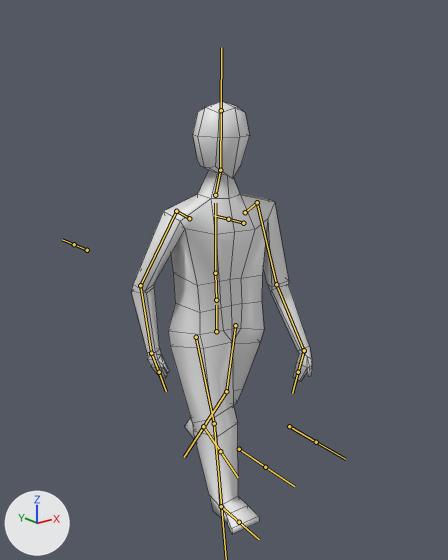
The FBX model Assets/humanoid.fbx as it was, and as the next commit left it.
Both versions are drawn from a 50 mm camera at (-9.74, -12.66, 9.29) aimed at (0.18, -0.26, 4.33). The lights are fixed; the arrows at lower left show +X, +Y and +Z. Both versions are drawn at frame 17 of the action 'Armature|Humanoid.Walk'; the numbers are the values there. The bones that bend it are drawn over the model as lines. Mesh edges are drawn as thin lines.
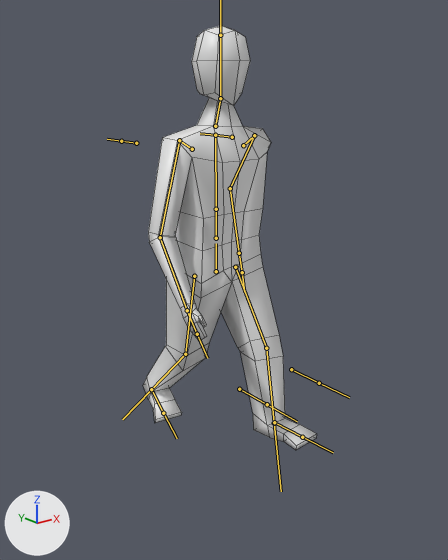
Boxes [x1, y1, x2, y2] around the edits, measured in the pictures (448 x 560 px):
'Cube', posed
    before: [132, 101, 312, 534]
    after: [143, 26, 316, 450]
bone 'Hip', root to tip
    before: (216, 331) to (216, 305)
    after: (216, 271) to (216, 243)
bone 'L.UpperLeg', root to tip
    before: (235, 325) to (226, 391)
    after: (235, 267) to (266, 348)
bone 'L.LowerLeg', root to tip
    before: (226, 391) to (203, 427)
    after: (266, 348) to (274, 423)
bone 'Waist', root to tip
    before: (216, 300) to (215, 273)
    after: (216, 238) to (216, 209)
bone 'Chest', root to tip
    before: (215, 273) to (215, 203)
    after: (216, 209) to (215, 134)
bone 'L.Biceps', root to tip
    before: (257, 202) to (276, 284)
    after: (254, 135) to (230, 188)
bone 'L.LowerArm', root to tip
    before: (276, 284) to (304, 351)
    after: (230, 188) to (239, 253)
bone 'L.Arm', root to tip
    before: (304, 351) to (298, 372)
    after: (239, 253) to (242, 272)
bone 'Neck', root to tip
    before: (215, 195) to (220, 170)
    after: (215, 126) to (220, 98)
bone 'R.Biceps', root to tip
    before: (176, 211) to (140, 285)
    after: (179, 140) to (160, 237)
bone 'R.LowerArm', root to tip
    before: (140, 285) to (151, 353)
    after: (160, 237) to (187, 310)
bone 'R.UpperLeg', root to tip
    before: (196, 337) to (214, 423)
    after: (194, 276) to (185, 354)
bone 'R.LowerLeg', root to tip
    before: (214, 423) to (221, 507)
    after: (185, 354) to (151, 389)
bone 'L.Heel.IK', root to tip
    before: (203, 426) to (203, 426)
    after: (274, 422) to (274, 422)
bone 'R.Heel.IK', root to tip
    before: (221, 506) to (221, 506)
    after: (151, 389) to (151, 389)

What the commit changed:
Bone 'Hip' (bone_hip) moves from (0.0, 10.05, 0.01) to (0.0, 11.76, 0.0).
Bone 'L.UpperLeg' (bone_l_upperleg) turns from (-20, 9, -6) to (24, 12, -6) degrees about its own x, y and z.
Bone 'L.LowerLeg' (bone_l_lowerleg) turns from (-10, -1, -10) to (-14, -2, -14) degrees about its own x, y and z.
Bone 'Waist' (bone_waist) turns from (0, 1, 3) to (0, 0, 0) degrees about its own x, y and z.
Bone 'Chest' (bone_chest) turns from (1, -9, -3) to (0, 0, 0) degrees about its own x, y and z.
Bone 'L.Biceps' (bone_l_biceps) turns from (-73, -3, -19) to (-80, 44, -7) degrees about its own x, y and z.
Bone 'L.LowerArm' (bone_l_lowerarm) turns from (3, 1, -31) to (4, 2, -46) degrees about its own x, y and z.
Bone 'L.Arm' (bone_l_arm) turns from (32, -15, -38) to (-9, -16, 6) degrees about its own x, y and z.
Bone 'Neck' (bone_neck) turns from (-1, 8, -3) to (0, 0, 0) degrees about its own x, y and z.
Bone 'R.Biceps' (bone_r_biceps) turns from (-92, -27, 48) to (-76, -5, 12) degrees about its own x, y and z.
Bone 'R.LowerArm' (bone_r_lowerarm) turns from (3, -1, 33) to (4, -1, 44) degrees about its own x, y and z.
Bone 'R.UpperLeg' (bone_r_upperleg) turns from (15, -8, 7) to (-17, -9, 7) degrees about its own x, y and z.
Bone 'R.LowerLeg' (bone_r_lowerleg) turns from (-1, 0, 1) to (-17, 3, 17) degrees about its own x, y and z.
Bone 'L.Heel.IK' (bone_l_heel_ik) moves from (0.47, 2.01, -10.5) to (0.33, -1.17, -12.05).
Bone 'L.Heel.IK' (bone_l_heel_ik) turns from (-42, 0, 0) to (-4, 0, 0) degrees about its own x, y and z.
Bone 'R.Heel.IK' (bone_r_heel_ik) moves from (-0.47, -1.24, -10.23) to (-0.47, 2.14, -12.38).
Bone 'R.Heel.IK' (bone_r_heel_ik) turns from (10, 0, 0) to (-22, 0, 0) degrees about its own x, y and z.
